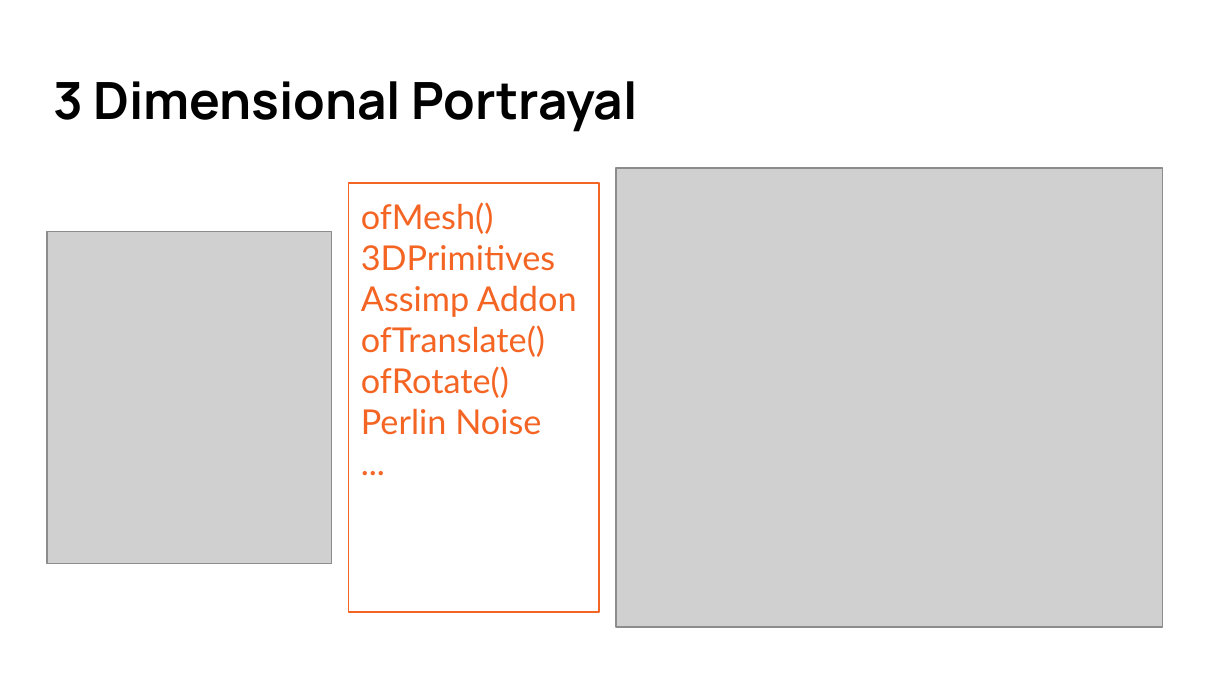
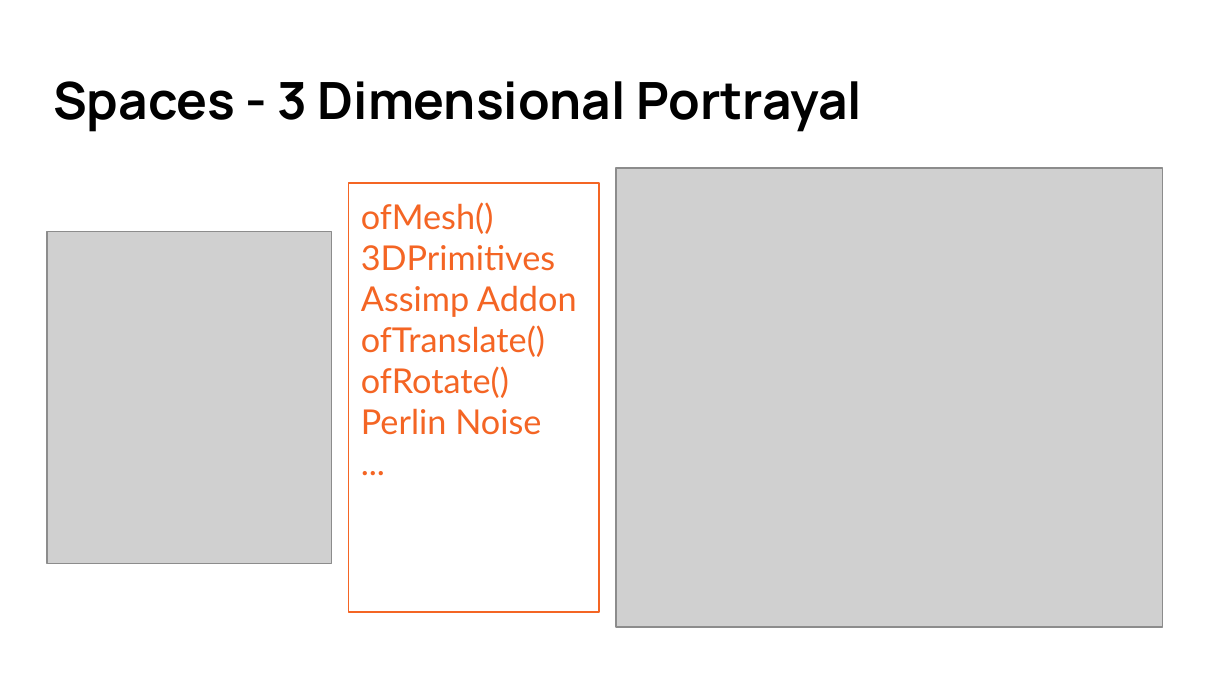
Before and after one commit to jh701/JiayiHao_Homework, a slide deck: slide 6 of JiayiHao_ActualMidterm/Jiayi Mediart 206 Presentation.pptx. Drawn at 1232x693 pixels with LibreOffice and Linux fonts; fonts in the diff are those of the drawing; grey boxes stand for pictures. Boxes give left, top, right and bottom in pixels: in the first picture for what was removed or moved away, otherwise in the second. Text is boxed around its words. In the diff, an @@ line names an element or a change of style, - is before the commit and + after.

```diff
--- a/JiayiHao_ActualMidterm/Jiayi Mediart 206 Presentation.pptx
+++ b/JiayiHao_ActualMidterm/Jiayi Mediart 206 Presentation.pptx
@@ title at [53, 81, 862, 132]: text changed @@
-3 Dimensional Portrayal
+Spaces - 3 Dimensional Portrayal
```
Also in this commit, not shown: 5 other slides changed, 1 slide added, 5 other files.
